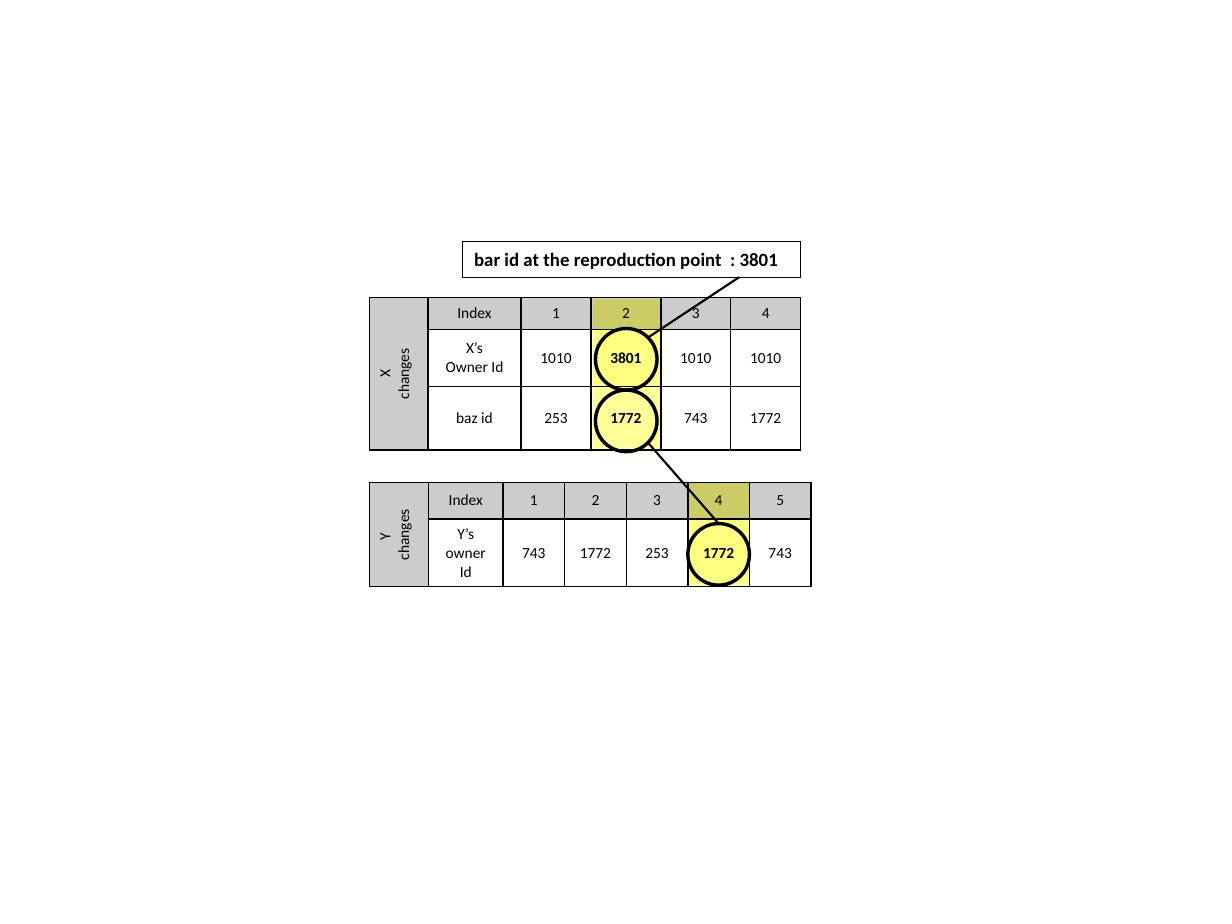
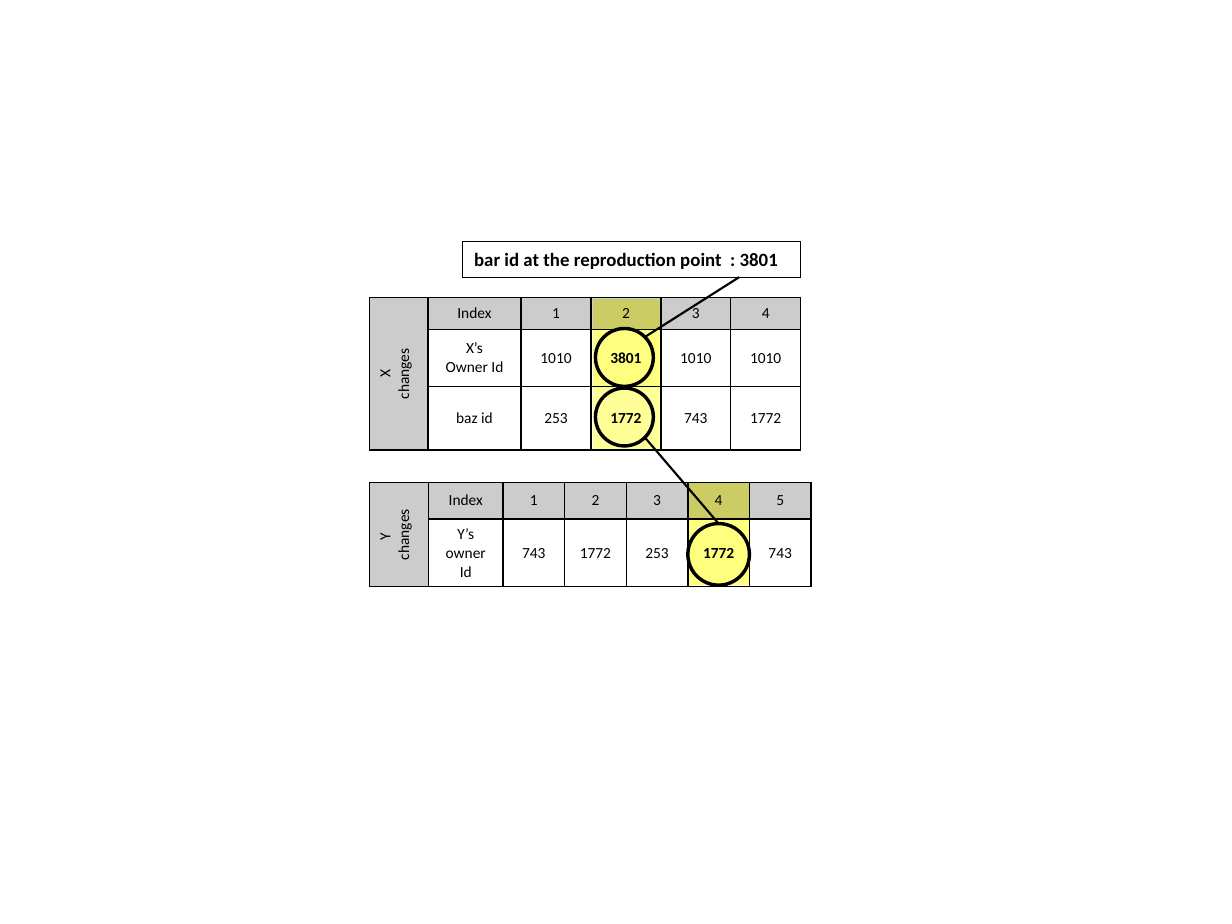
Before and after one commit to SoftwareEngineeringToolDemos/FSE-2011-Querypoint, a slide deck: slide 4 of papers/pldi2011/drawings.pptx. Drawn at 1232x924 pixels with LibreOffice and Linux fonts; fonts in the diff are those of the drawing. Boxes give left, top, right and bottom in pixels: in the first picture for what was removed or moved away, otherwise in the second. Text is boxed around its words. In the diff, an @@ line names an element or a change of style, - is before the commit and + after.

```diff
--- a/papers/pldi2011/drawings.pptx
+++ b/papers/pldi2011/drawings.pptx
@@ line moved from (739, 277) - (648, 338) to (739, 277) - (644, 338) @@
@@ ellipse: place and size @@
-ellipse at [595,329,657,391]
+ellipse at [595,329,653,387]
@@ ellipse: place and size @@
-ellipse at [595,391,657,452]
+ellipse at [595,388,653,446]
@@ line moved from (648, 442) - (718, 524) to (644, 437) - (718, 524) @@
```
Also in this commit, not shown: 2 other slides changed, 4 other files.
